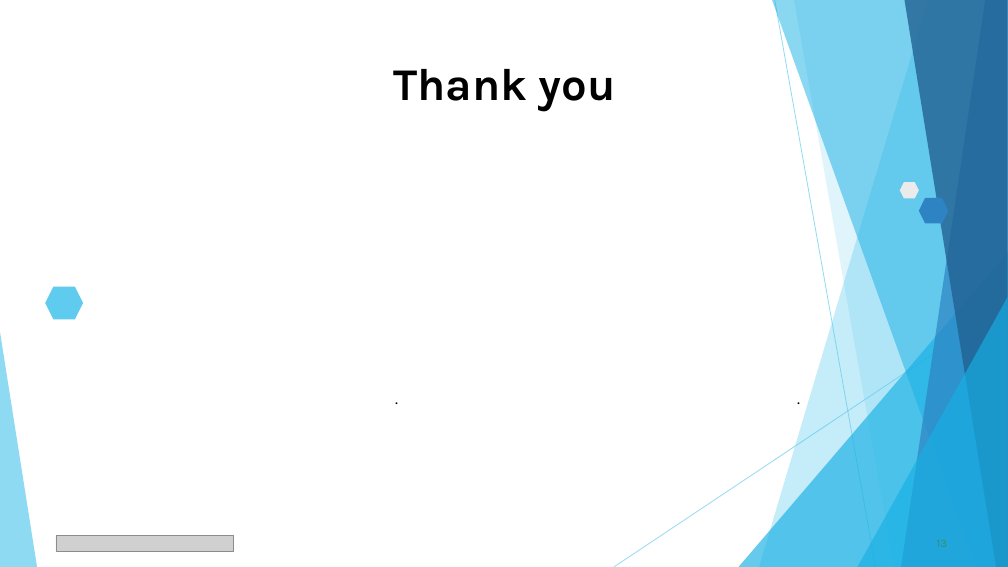
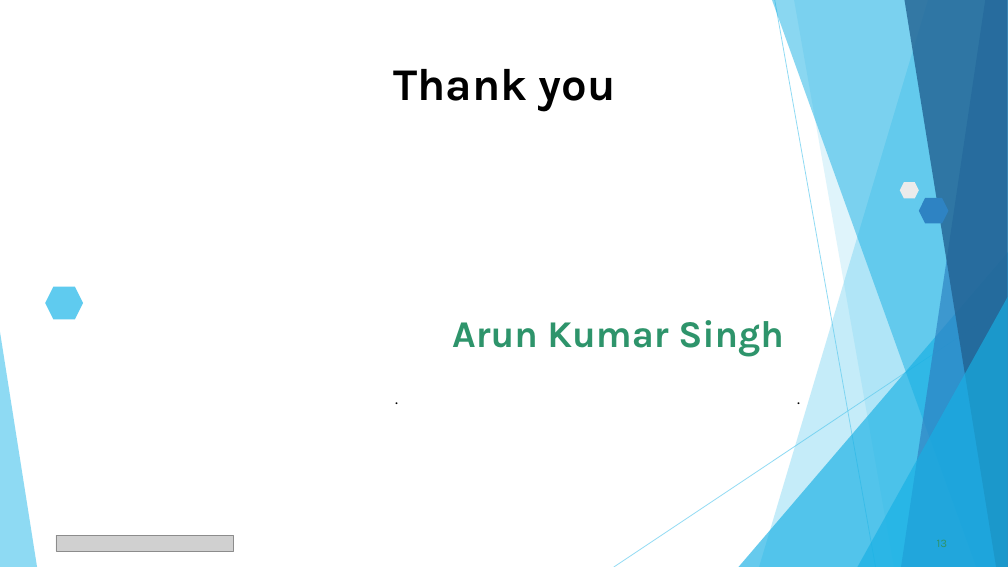
Before and after one commit to arun96singh/AI_NIDS_Project-, a slide deck: slide 13 of Final Project ppt template.pptx. Drawn at 1008x567 pixels with LibreOffice and Linux fonts; fonts in the diff are those of the drawing; grey boxes stand for pictures. Boxes give left, top, right and bottom in pixels: in the first picture for what was removed or moved away, otherwise in the second. Text is boxed around its words. In the diff, an @@ line names an element or a change of style, - is before the commit and + after.

```diff
--- a/Final Project ppt template.pptx
+++ b/Final Project ppt template.pptx
@@ text added at [452,320,784,356], 36 pt, text #2E946B, bold @@
+Arun Kumar Singh
```
Also in this commit, not shown: 2 other slides changed.
